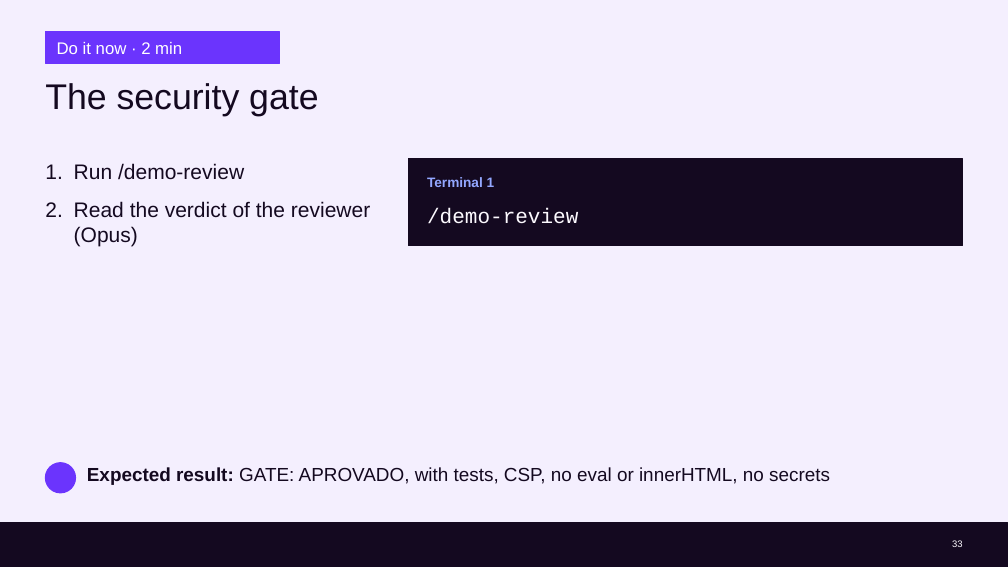
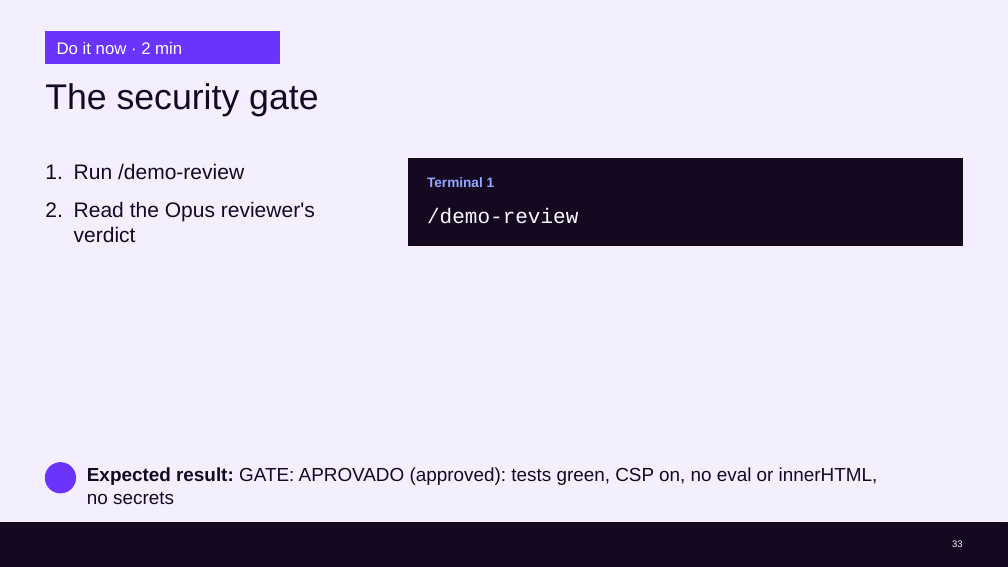
Before and after one commit to cx-guilherme-pinto/workshop-claude, a slide deck: slide 33 of slides/workshop.en.pptx. Drawn at 1008x567 pixels with LibreOffice and Linux fonts; fonts in the diff are those of the drawing; background and template pictures are left out. Boxes give left, top, right and bottom in pixels: in the first picture for what was removed or moved away, otherwise in the second. Text is boxed around its words. In the diff, an @@ line names an element or a change of style, - is before the commit and + after.

```diff
--- a/slides/workshop.en.pptx
+++ b/slides/workshop.en.pptx
@@ text at (74, 201, 315, 243): text changed @@
-2. Read the verdict of the reviewer (Opus)
+2. Read the Opus reviewer's verdict
@@ text at (87, 467, 878, 504): text changed @@
-Expected result: GATE: APROVADO, with tests, CSP, no eval or innerHTML, no secrets
+Expected result: GATE: APROVADO (approved): tests green, CSP on, no eval or innerHTML, no secrets
```
Also in this commit, not shown: 32 other slides changed, 12 other files.
